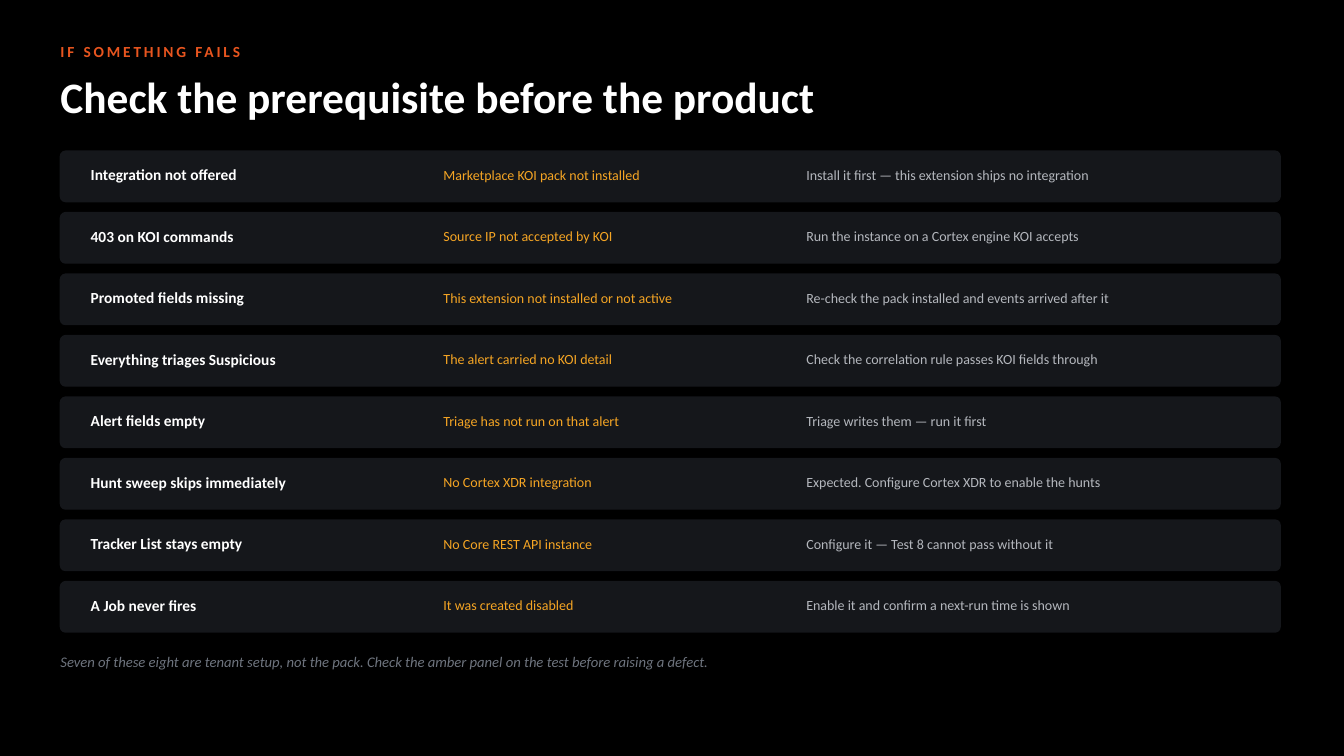
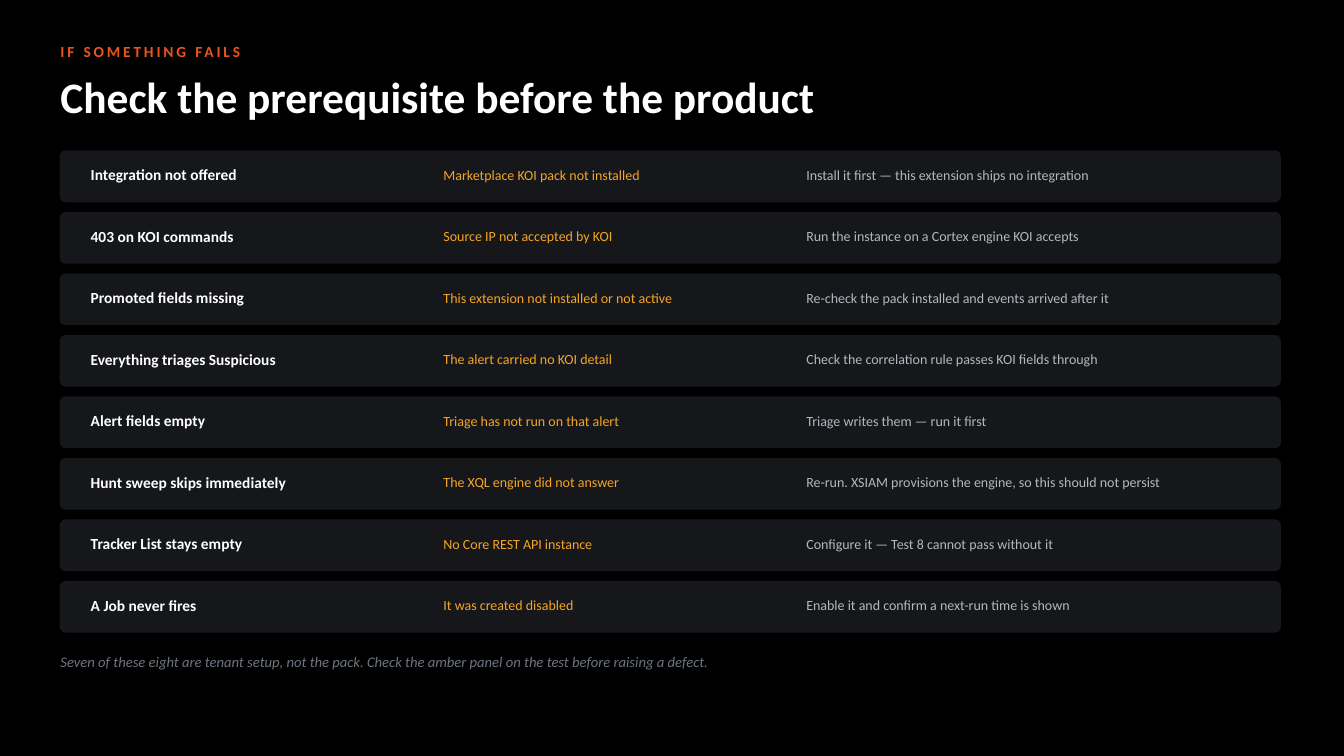
Before and after one commit to ayman-m/koi-xsiam-markeplacepack, a slide deck: slide 15 of docs/KOI_Marketplace_Pack_Test_Guide.pptx. Drawn at 1344x756 pixels with LibreOffice and Linux fonts; fonts in the diff are those of the drawing. Boxes give left, top, right and bottom in pixels: in the first picture for what was removed or moved away, otherwise in the second. Text is boxed around its words. In the diff, an @@ line names an element or a change of style, - is before the commit and + after.

```diff
--- a/docs/KOI_Marketplace_Pack_Test_Guide.pptx
+++ b/docs/KOI_Marketplace_Pack_Test_Guide.pptx
@@ text at <box>443,477,619,490</box>: text changed @@
-No Cortex XDR integration
+The XQL engine did not answer
@@ text at <box>806,477,1160,490</box>: text changed @@
-Expected. Configure Cortex XDR to enable the hunts
+Re-run. XSIAM provisions the engine, so this should not persist
```
Also in this commit, not shown: 5 other slides changed, 3 other files.
